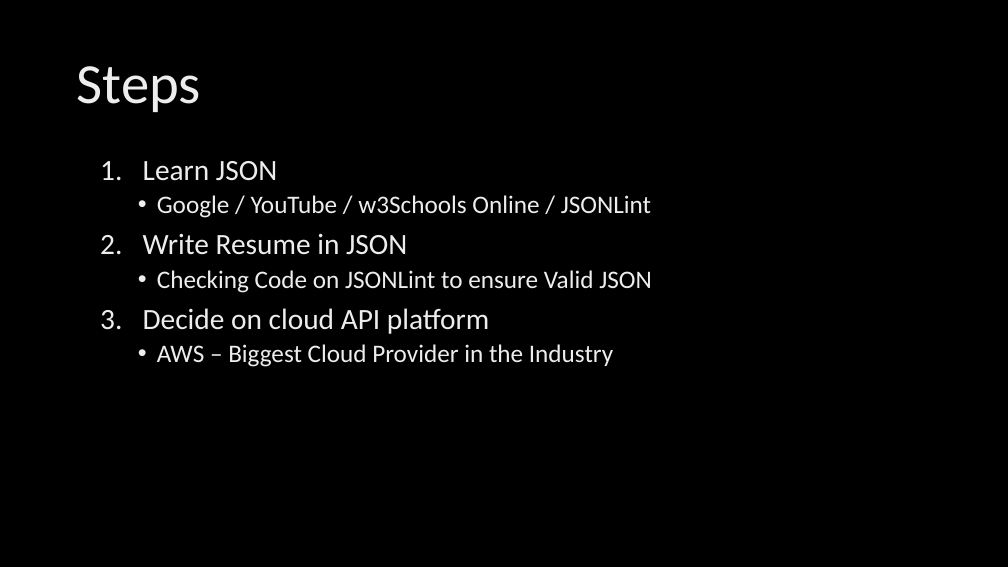
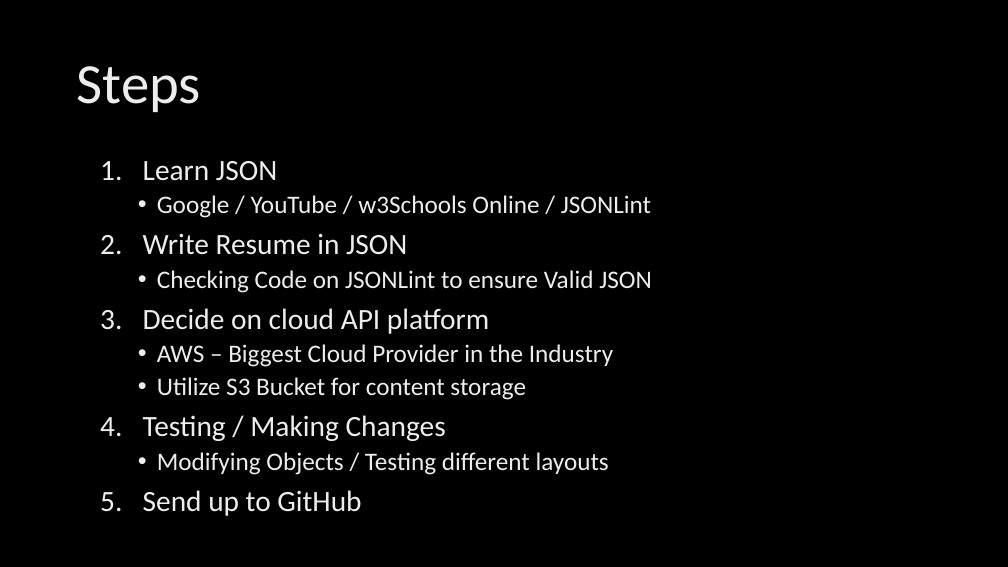
Before and after one commit to djherd/ProjectUnicorn, a slide deck: slide 5 of Doug Herd Project Presentation.pptx. Drawn at 1008x567 pixels with LibreOffice and Linux fonts; fonts in the diff are those of the drawing; background and template pictures are left out. Boxes give left, top, right and bottom in pixels: in the first picture for what was removed or moved away, otherwise in the second. Text is boxed around its words. In the diff, an @@ line names an element or a change of style, - is before the commit and + after.

```diff
--- a/Doug Herd Project Presentation.pptx
+++ b/Doug Herd Project Presentation.pptx
@@ text at bbox=[143, 377, 609, 516]: paragraphs added @@
+  • Utilize S3 Bucket for content storage
+4. Testing / Making Changes
+  • Modifying Objects / Testing different layouts
+5. Send up to GitHub
```
Also in this commit, not shown: 3 other slides changed, 1 slide added.
